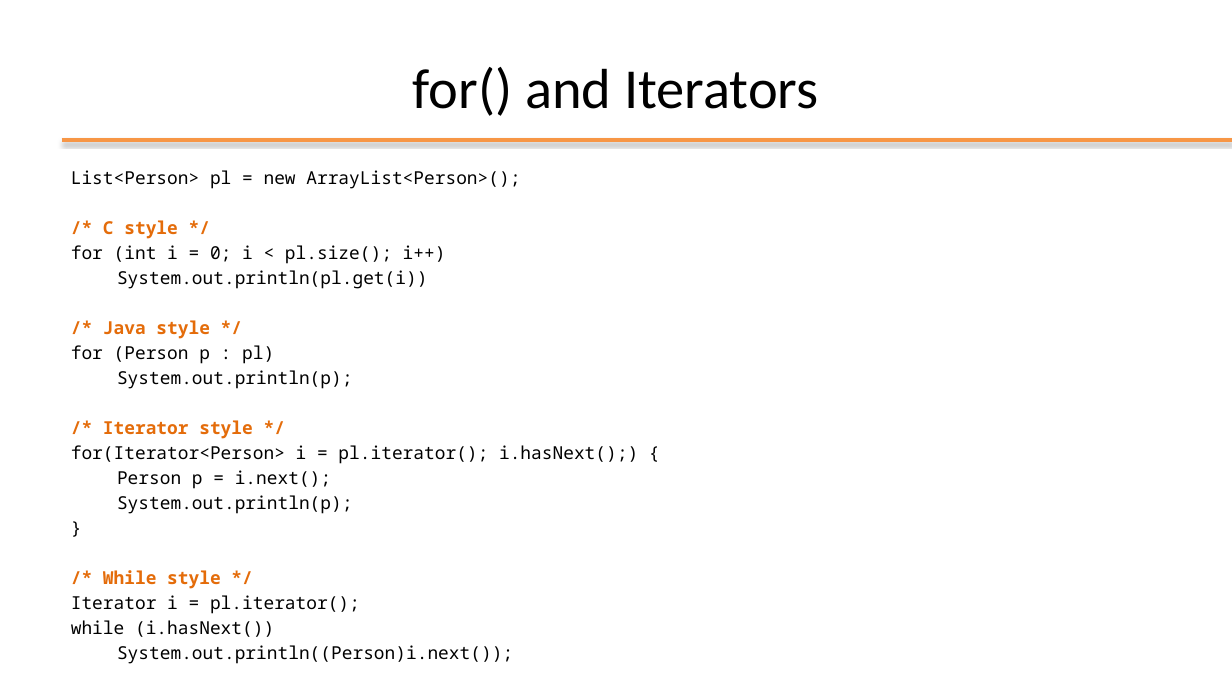
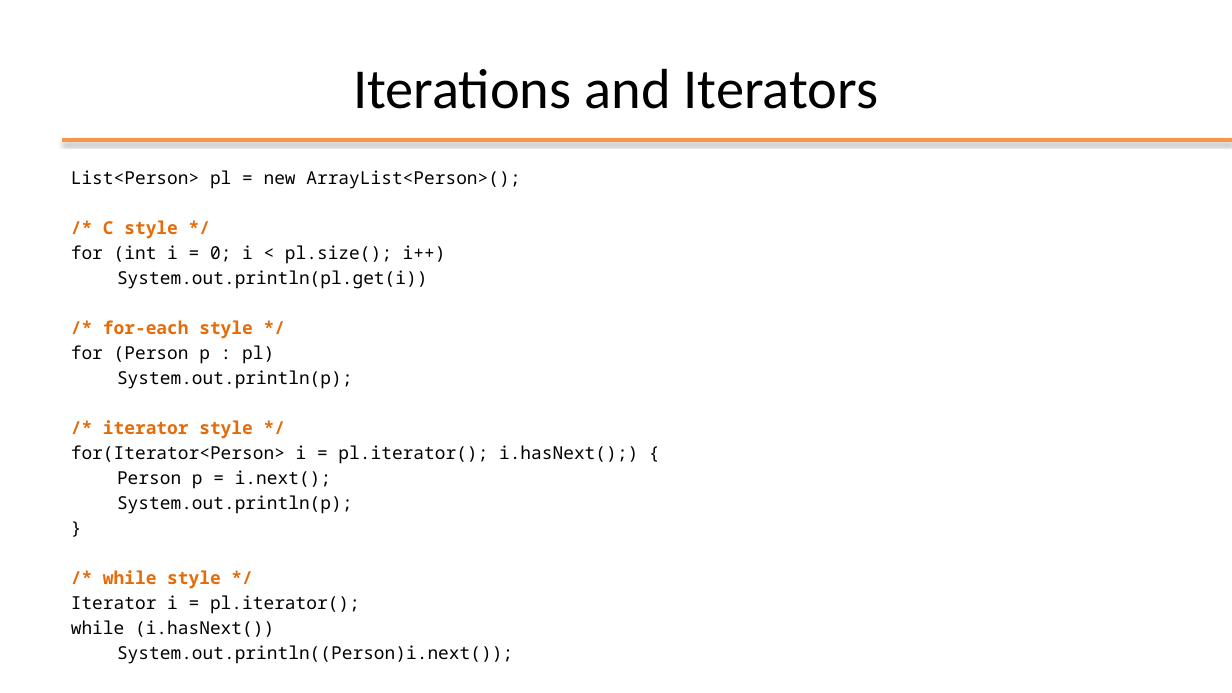
Before and after one commit to plctechnician/ooprogramming, a slide deck: slide 41 of java/slides/ppt/04 - Java Data Structures.pptx (slide 45 before the commit). Drawn at 1232x693 pixels with LibreOffice and Linux fonts; fonts in the diff are those of the drawing; background and template pictures are left out. Boxes give left, top, right and bottom in pixels: in the first picture for what was removed or moved away, otherwise in the second. Text is boxed around its words. In the diff, an @@ line names an element or a change of style, - is before the commit and + after.

```diff
--- a/java/slides/ppt/04 - Java Data Structures.pptx
+++ b/java/slides/ppt/04 - Java Data Structures.pptx
@@ title at (x1=353, y1=68, x2=879, y2=109): text changed @@
-for() and Iterators
+Iterations and Iterators
@@ text at (x1=103, y1=320, x2=253, y2=339): text changed @@
-/* Java style */
+/* for-each style */
@@ text at (x1=103, y1=420, x2=253, y2=439): text changed @@
-/* Iterator style */
+/* iterator style */
@@ text at (x1=103, y1=570, x2=221, y2=589): text changed @@
-/* While style */
+/* while style */
```
Also in this commit, not shown: 14 other slides changed, 6 slides removed, 1 other file.
